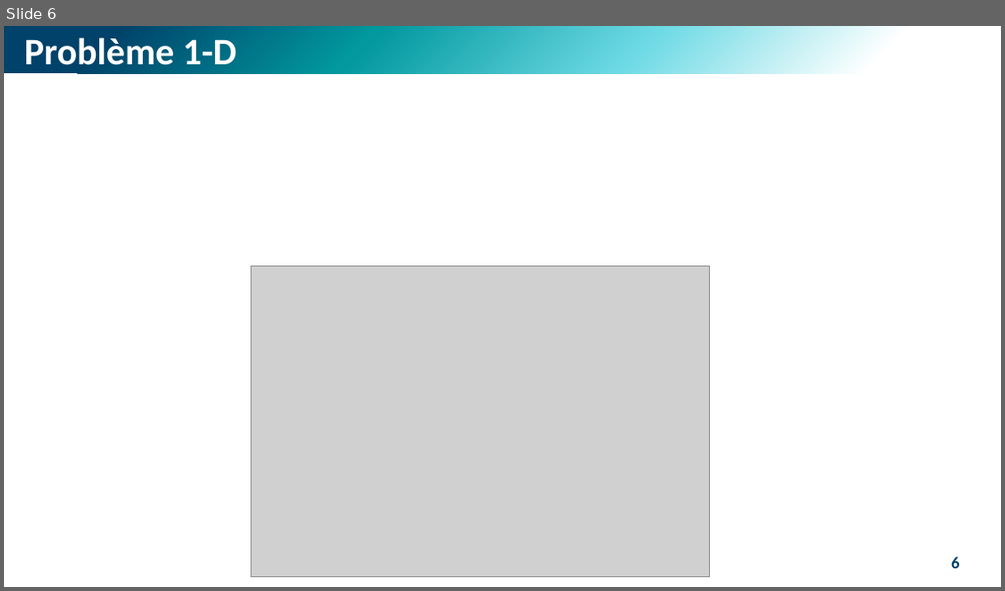
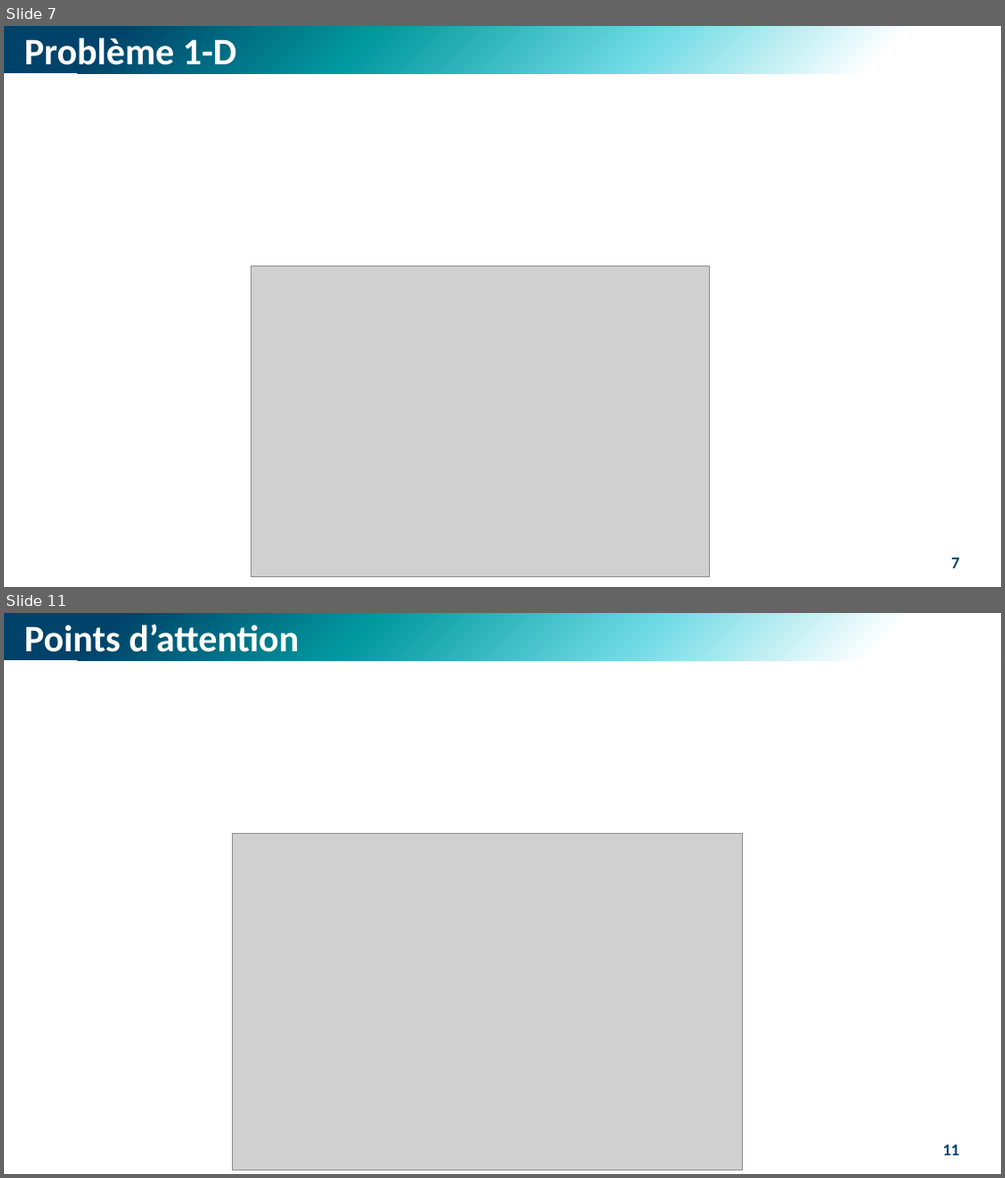
Before and after one commit to M-Berthelin/energy_mod_ISEL_MIX5, a slide deck: slides/2_Opt.pptx. Shown one above the other, each under a label of ours: slide 6 before the commit, slides 7 and 11 after it; the slides between them are not shown. The pictures are 1005x591 and 1005x1178 pixels, drawn with LibreOffice and Linux fonts; fonts in the diff are those of the drawing; grey boxes stand for pictures. Boxes give left, top, right and bottom in pixels: in the first picture for what was removed or moved away, otherwise in the second. Text is boxed around its words. In the diff, an @@ line names an element or a change of style, - is before the commit and + after.

```diff
--- a/slides/2_Opt.pptx
+++ b/slides/2_Opt.pptx
@@ slide 11 added at box(4, 613, 1001, 1174), background #FFFFFF @@
@@ rectangle added at box(4, 613, 1001, 661), fill gradient #004269 to #01989E to #6CD9E4 to #FFFFFF @@
@@ text added at box(24, 621, 299, 661), 36 pt, text #FFFFFF, bold @@
+Points d’attention
@@ picture added at box(232, 834, 743, 1170) @@
@@ page number added at box(943, 1144, 960, 1155), 16 pt, text #004269, bold @@
+11
@@ what was slide 6 is now slide 7 @@
@@ page number at box(951, 557, 959, 568): text changed @@
-6
+7
```
Also in this commit, not shown: 8 slides changed, 5 other slides added, 6 slides removed, 2 other files.
